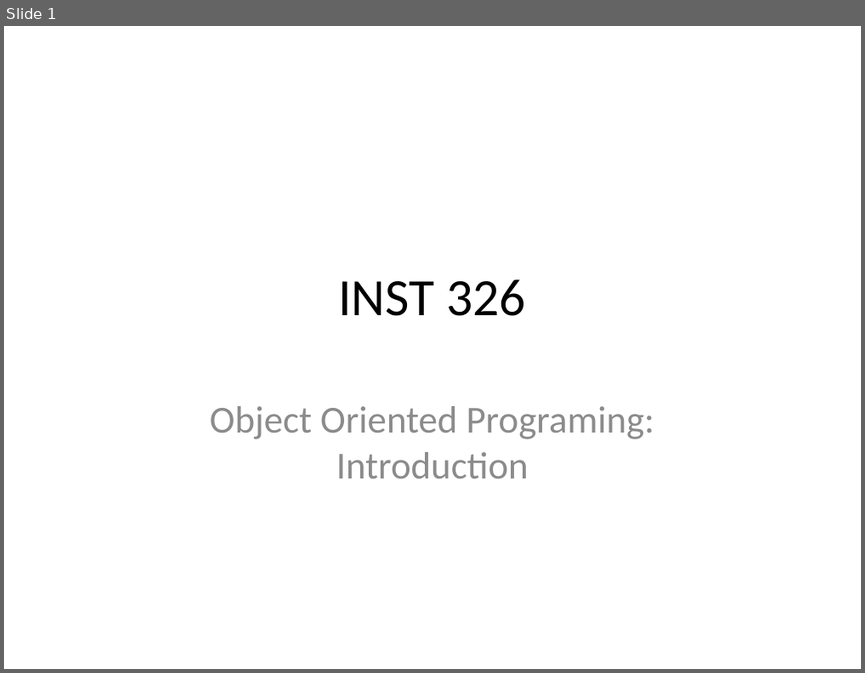
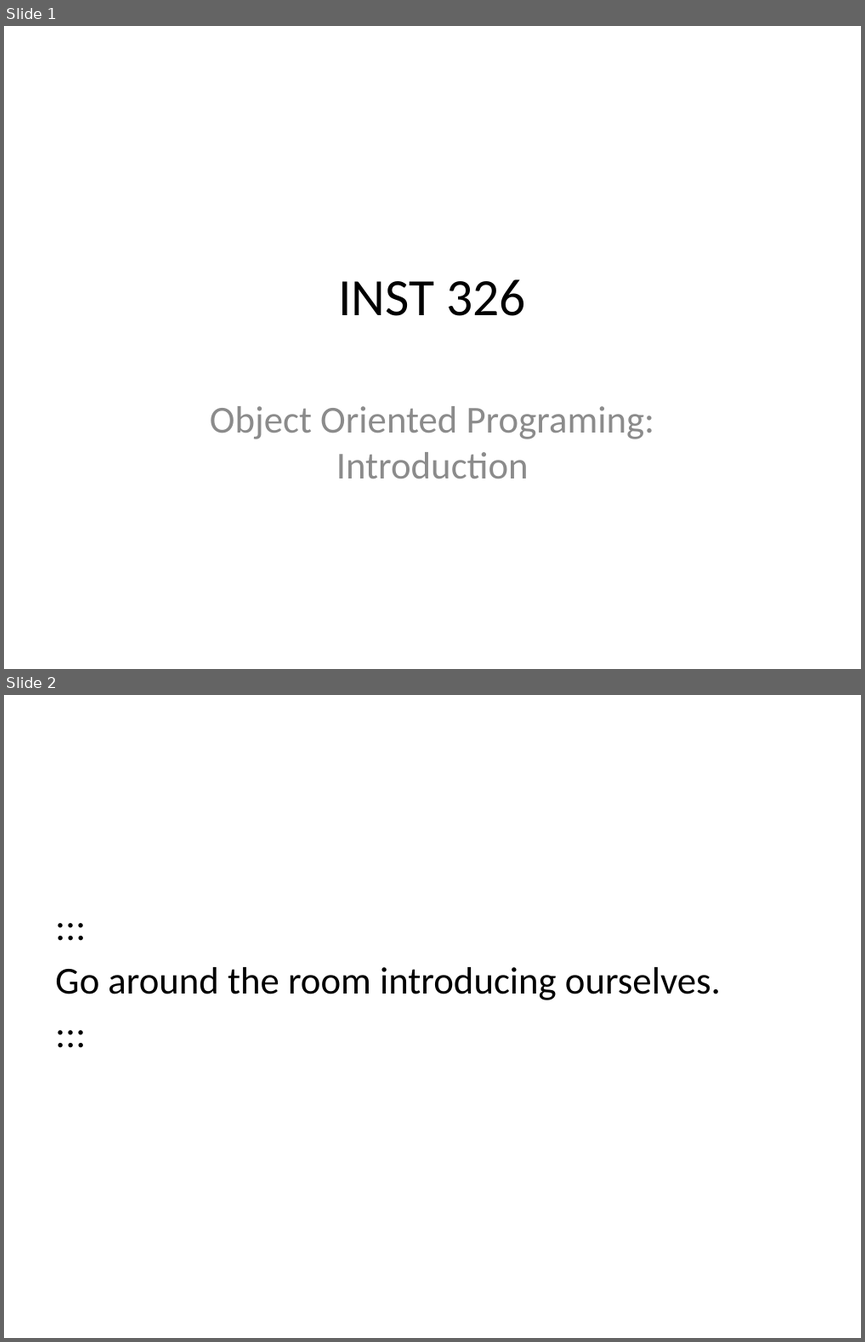
Before and after one commit to edsu/inst326, a slide deck: modules/introduction/105/slides.pptx. Shown one above the other, each under a label of ours: slide 1 before the commit, slides 1 and 2 after it. The pictures are 865x673 and 865x1342 pixels, drawn with LibreOffice and Linux fonts; fonts in the diff are those of the drawing. Boxes give left, top, right and bottom in pixels: in the first picture for what was removed or moved away, otherwise in the second. Text is boxed around its words. In the diff, an @@ line names an element or a change of style, - is before the commit and + after.

```diff
--- a/modules/introduction/105/slides.pptx
+++ b/modules/introduction/105/slides.pptx
@@ slide 2 added at box(4, 695, 861, 1338), background #FFFFFF @@
@@ text added at box(55, 967, 721, 1000), 32 pt, text #000000 @@
+:::
+Go around the room introducing ourselves.
+:::
```
Also in this commit, not shown: 2 other slides added, 1 slide removed, 10 other files.
